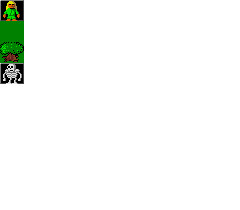
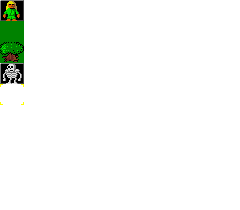
Layer changes from the first 240×210 image to the second:
added layer "Target" above "Grass" over left=0, top=84, right=24, bottom=105
